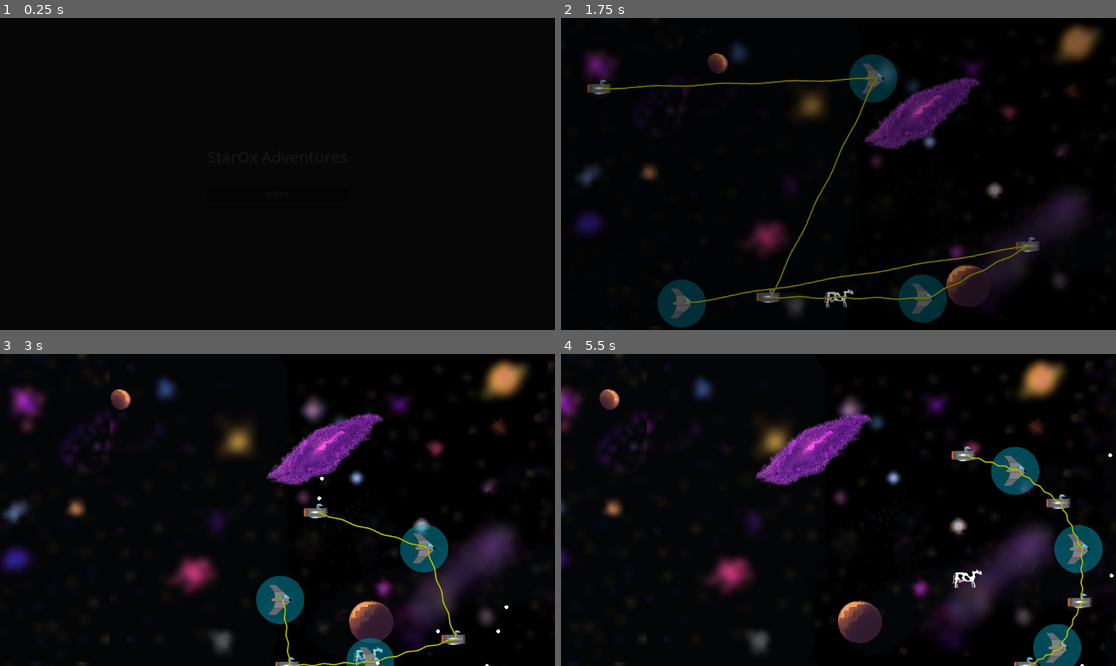
Above: before the commit, frames 1-4 (two rows, left to right).
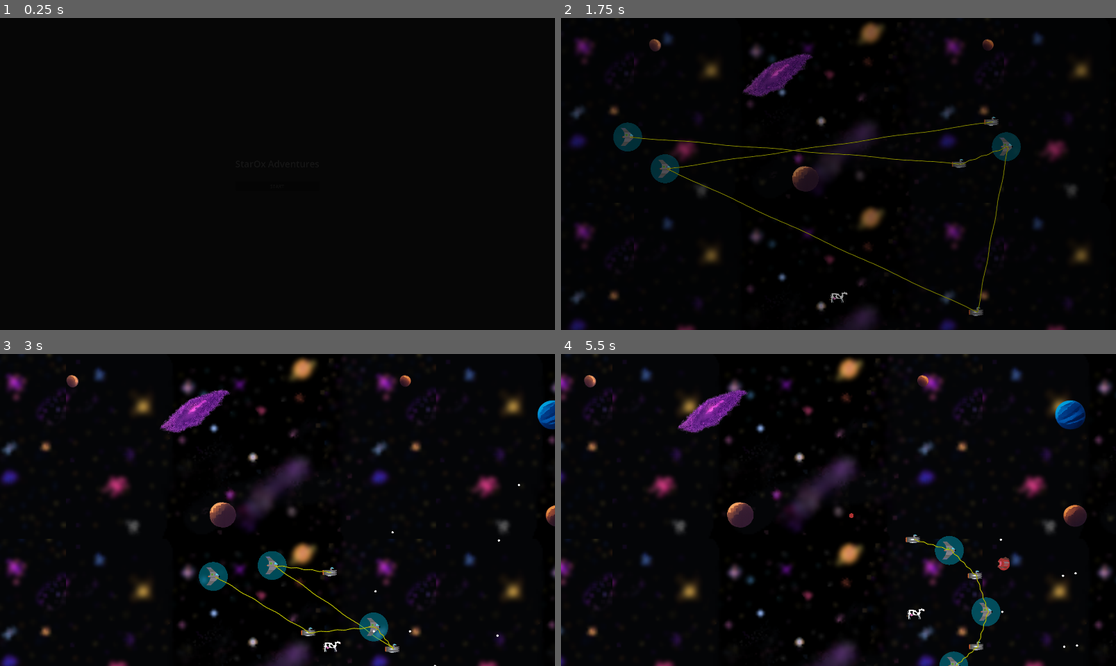
Above: after the commit, the same moments.

Repository: tfmertz/gamedevtv-jam-2026
Game: Godot game, scene res://scene/main.tscn
Same seed, same stepped clock (60 frames per second), same inputs: the game is played once before the commit and once after it.
Inputs:
- Up to frame 1 (0.25 s): no input
- Up to frame 2 (1.75 s): click "START" at 0.5 s; click "START" at 1.25 s
- Up to frame 3 (3 s): tap Enter at 2 s; hold D (move_right) 2.03-2.78 s; tap F (cycle_formation) at 2.1 s; hold S (move_down) from 2.78 s (still down); tap R (cycle_spacing) at 2.85 s
- Up to frame 4 (5.5 s): release S (move_down) at 3.53 s; hold D (move_right) 3.53-4.28 s; tap G (sort_ships) at 3.6 s; hold W (move_up) 4.28-5.03 s; tap 3 at 4.35 s; hold A (move_left) from 5.03 s (still down); tap 4 at 5.1 s

The runs differ from the first frame. In frame 2, 20% of the frame differs, in the area x 1-97%, y 1-100%; in frame 3, 23%; in frame 4, 23%, in the area x 0-100%, y 0-100%.

Commit message:
Update window size

Diff:
--- a/project.godot
+++ b/project.godot
@@ -19,6 +19,11 @@
 
 GameManager="*uid://2jy7so4lmnfo"
 AudioManager="*uid://c5rk6odxqr1le"
+
+[display]
+
+window/size/viewport_width=1920
+window/size/viewport_height=1080
 
 [input]
 
@@ -67,6 +72,12 @@
 ]
 }
 
+[layer_names]
+
+2d_physics/layer_1="Player"
+2d_physics/layer_2="Enemy"
+2d_physics/layer_3="Bullets"
+
 [physics]
 
 3d/physics_engine="Jolt Physics"
